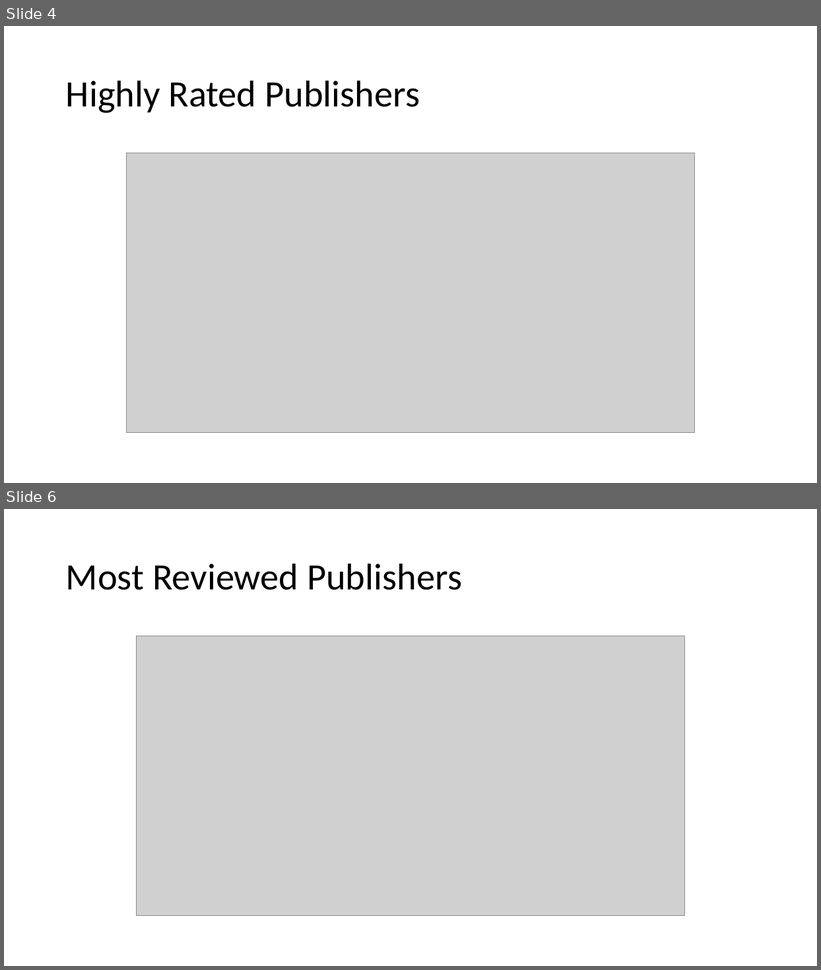
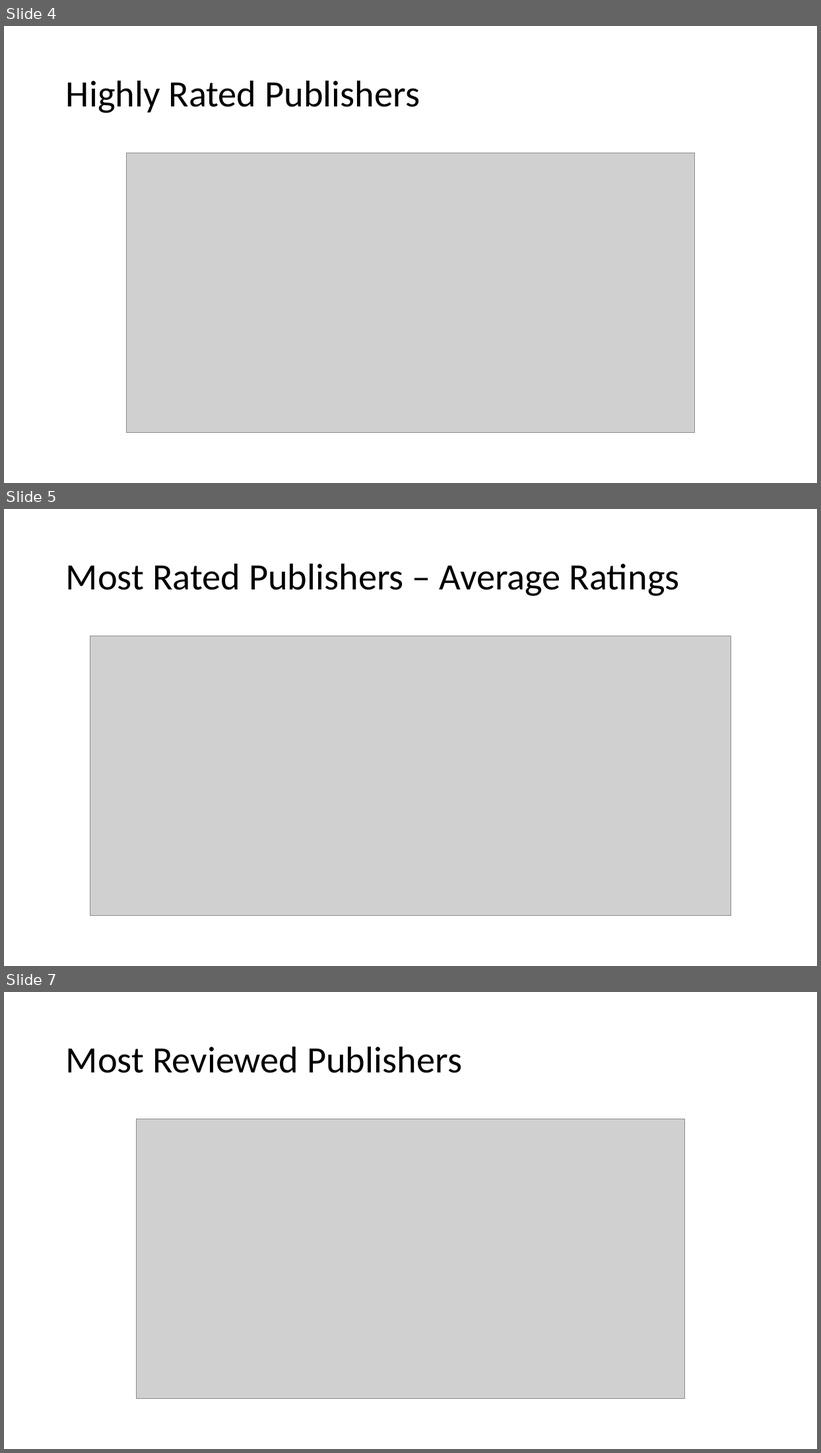
Before and after one commit to cda913/presentation, a slide deck: Aitkin_Craft_A_Story.pptx. Shown one above the other, each under a label of ours: slides 4 and 6 before the commit, slides 4, 5 and 7 after it; the slides between them are not shown. The pictures are 821x970 and 821x1453 pixels, drawn with LibreOffice and Linux fonts; fonts in the diff are those of the drawing; grey boxes stand for pictures. Boxes give left, top, right and bottom in pixels: in the first picture for what was removed or moved away, otherwise in the second. Text is boxed around its words. In the diff, an @@ line names an element or a change of style, - is before the commit and + after.

```diff
--- a/Aitkin_Craft_A_Story.pptx
+++ b/Aitkin_Craft_A_Story.pptx
@@ slide 5 added at [4,509,817,966], background #FFFFFF @@
@@ title added at [66,563,680,596], 44 pt, text #000000 @@
+Most Rated Publishers – Average Ratings
@@ picture added at [90,636,731,916] @@
@@ what was slide 6 is now slide 7 @@
```
Also in this commit, not shown: 2 slides changed.
